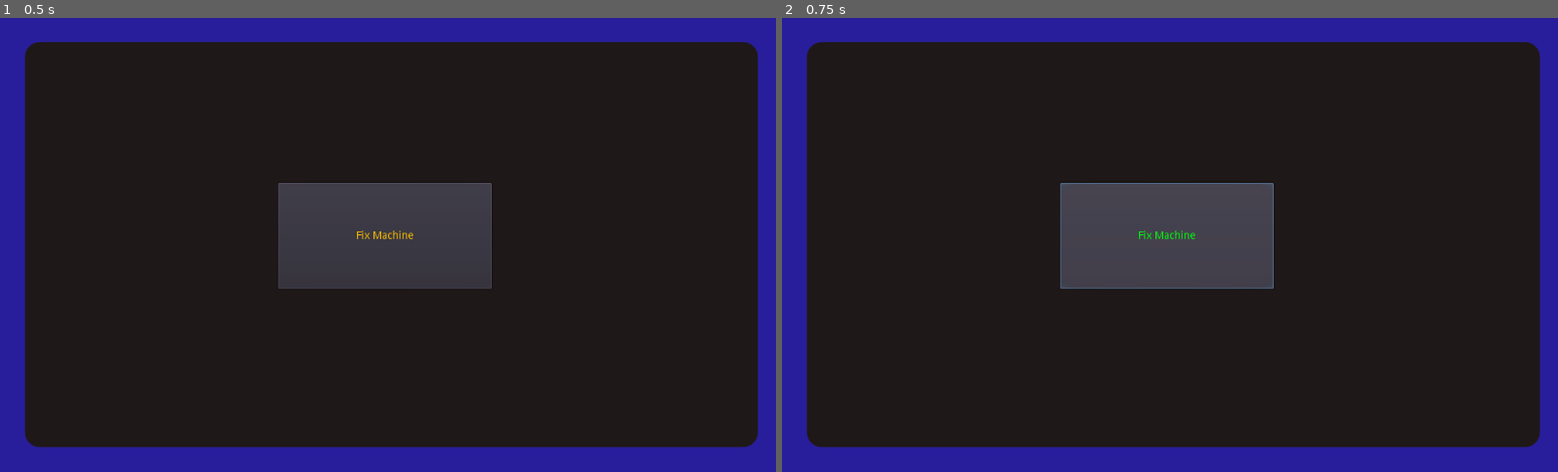
Above: before the commit, frames 1-2 (left to right).
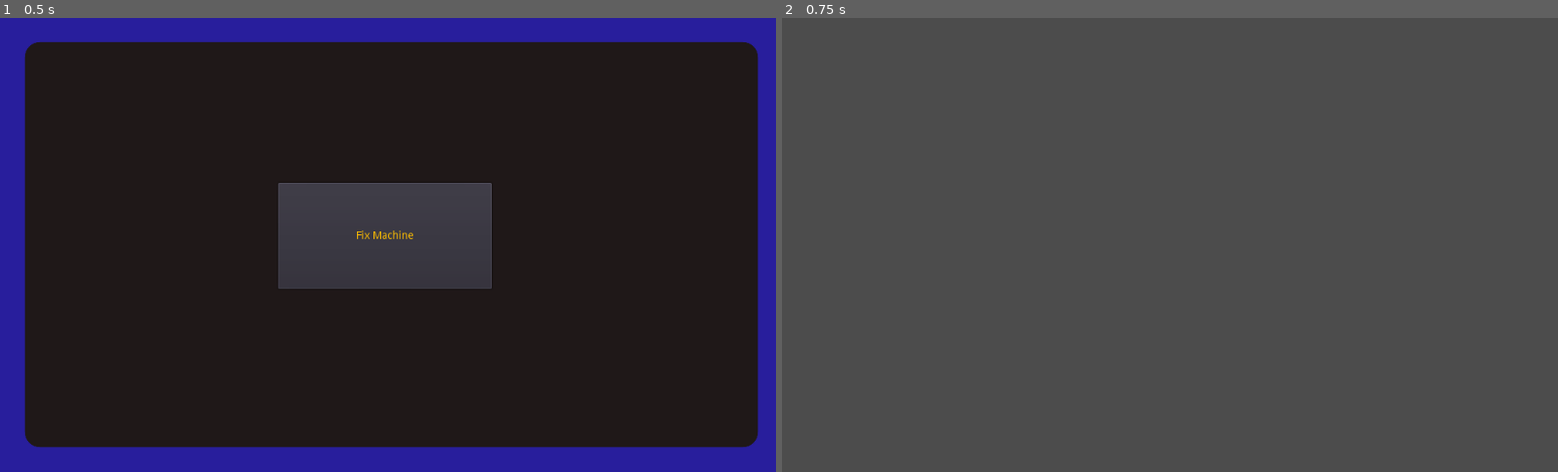
Above: after the commit, the same moments.

Repository: Woflje/DZC20
Game: Godot game, scene res://scenes/FixInteraction.tscn
Same seed, same stepped clock (60 frames per second), same inputs: the game is played once before the commit and once after it. This scene is started directly instead of the project's main scene.
Inputs:
- Up to frame 1 (0.5 s): no input
- Up to frame 2 (0.75 s): click "Fix Machine" at 0.5 s

Frame 1 is identical in both runs. In frame 2, 94% of the frame differs, in the area x 0-100%, y 0-100%.

Commit message:
Interaction scene
Interaction scene now cuts back to the main screen (flux_test)

Diff:
--- a/scenes/PlaceHolder.gd
+++ b/scenes/PlaceHolder.gd
@@ -16,5 +16,4 @@
 
 
 func _on_PlaceHolder_pressed():
-	#get_tree().change_scene()
-	pass
+	get_tree().change_scene("res://Flux_test.tscn")
